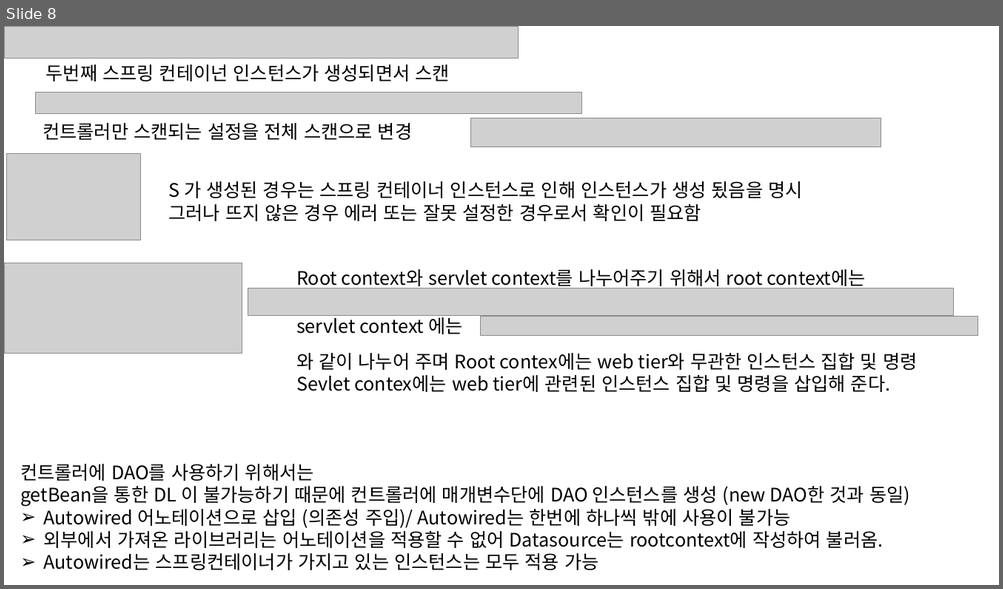
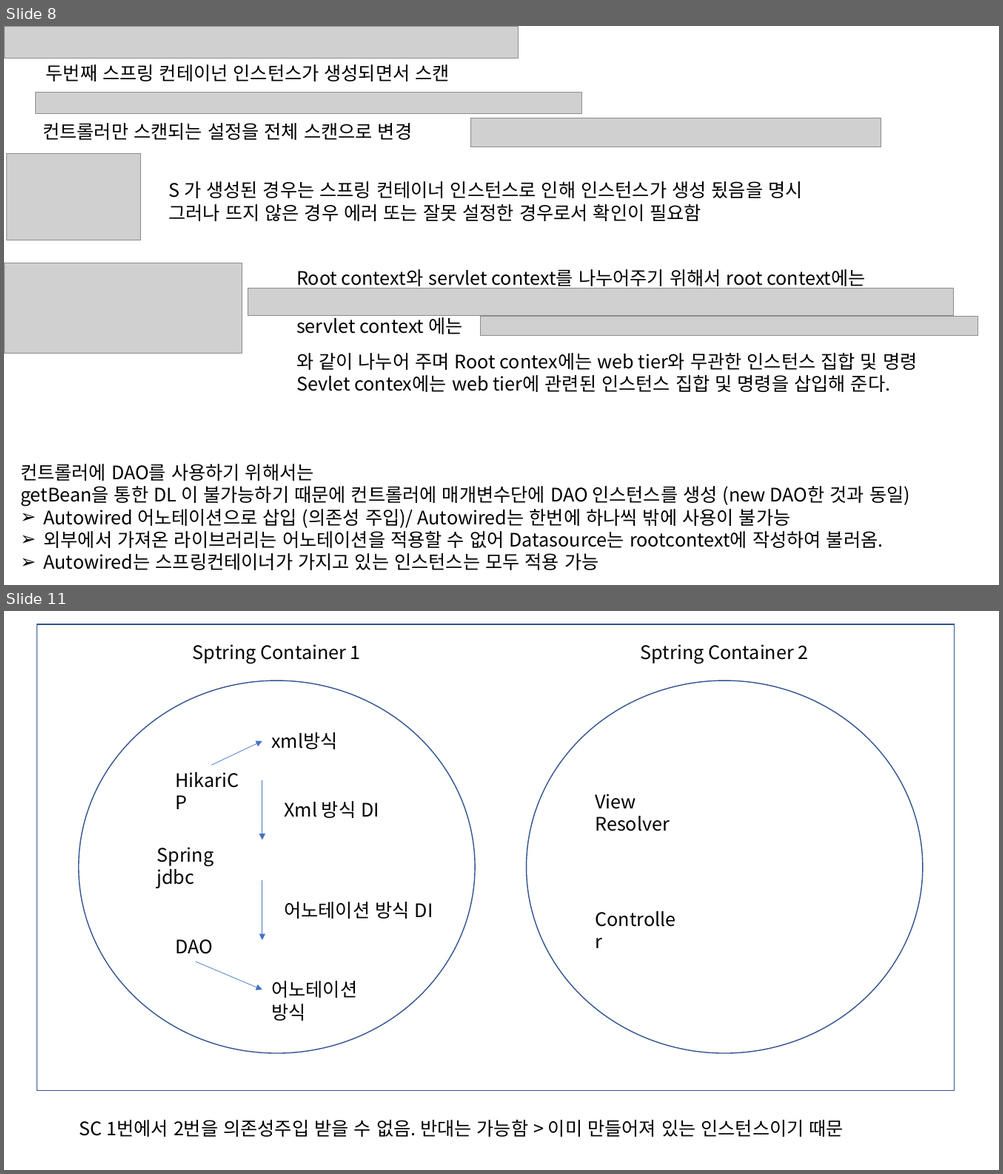
Before and after one commit to HSungJun/AfterSemi, a slide deck: STSWorkspace/Spring.pptx. Shown one above the other, each under a label of ours: slide 8 before the commit, slides 8 and 11 after it; the slides between them are not shown. The pictures are 1003x589 and 1003x1174 pixels, drawn with LibreOffice and Linux fonts; fonts in the diff are those of the drawing; grey boxes stand for pictures. Boxes give left, top, right and bottom in pixels: in the first picture for what was removed or moved away, otherwise in the second. Text is boxed around its words. In the diff, an @@ line names an element or a change of style, - is before the commit and + after.

```diff
--- a/STSWorkspace/Spring.pptx
+++ b/STSWorkspace/Spring.pptx
@@ slide 11 added at [4, 611, 999, 1170], background #FFFFFF @@
@@ rectangle added at [37, 624, 954, 1091], outline #325491 1 pt @@
@@ text added at [193, 644, 361, 664], 18 pt, text #000000 @@
+Sptring Container 1
@@ text added at [640, 644, 808, 664], 18 pt, text #000000 @@
+Sptring Container 2
@@ ellipse added at [79, 681, 475, 1054], outline #325491 1 pt @@
@@ ellipse added at [526, 681, 922, 1054], outline #325491 1 pt @@
@@ arrow added from (211, 766) to (262, 741), #4472C4 0.5 pt @@
@@ text added at [271, 732, 337, 749], 18 pt, text #000000 @@
+xml방식
@@ text added at [168, 766, 255, 795], 18 pt, text #000000 @@
+HikariCP
@@ arrow added from (262, 780) to (262, 840), #4472C4 0.5 pt @@
@@ text added at [284, 801, 379, 818], 18 pt, text #000000 @@
+Xml 방식 DI
@@ text added at [595, 794, 669, 832], 18 pt, text #000000 @@
+View Resolver
@@ text added at [156, 847, 213, 889], 18 pt, text #000000 @@
+Spring jdbc
@@ arrow added from (262, 880) to (262, 940), #4472C4 0.5 pt @@
@@ text added at [284, 902, 433, 919], 18 pt, text #000000 @@
+어노테이션 방식 DI
@@ text added at [587, 904, 687, 934], 18 pt, text #000000 @@
+Controller
@@ text added at [176, 940, 213, 954], 18 pt, text #000000 @@
+DAO
@@ arrow added from (196, 962) to (262, 990), #4472C4 0.5 pt @@
@@ text added at [271, 981, 357, 1021], 18 pt, text #000000 @@
+어노테이션 방식
@@ text added at [79, 1120, 843, 1137], 18 pt, text #000000 @@
+SC 1번에서 2번을 의존성주입 받을 수 없음. 반대는 가능함 > 이미 만들어져 있는 인스턴스이기 때문
```
Also in this commit, not shown: 4 other slides added, 38 other files.
